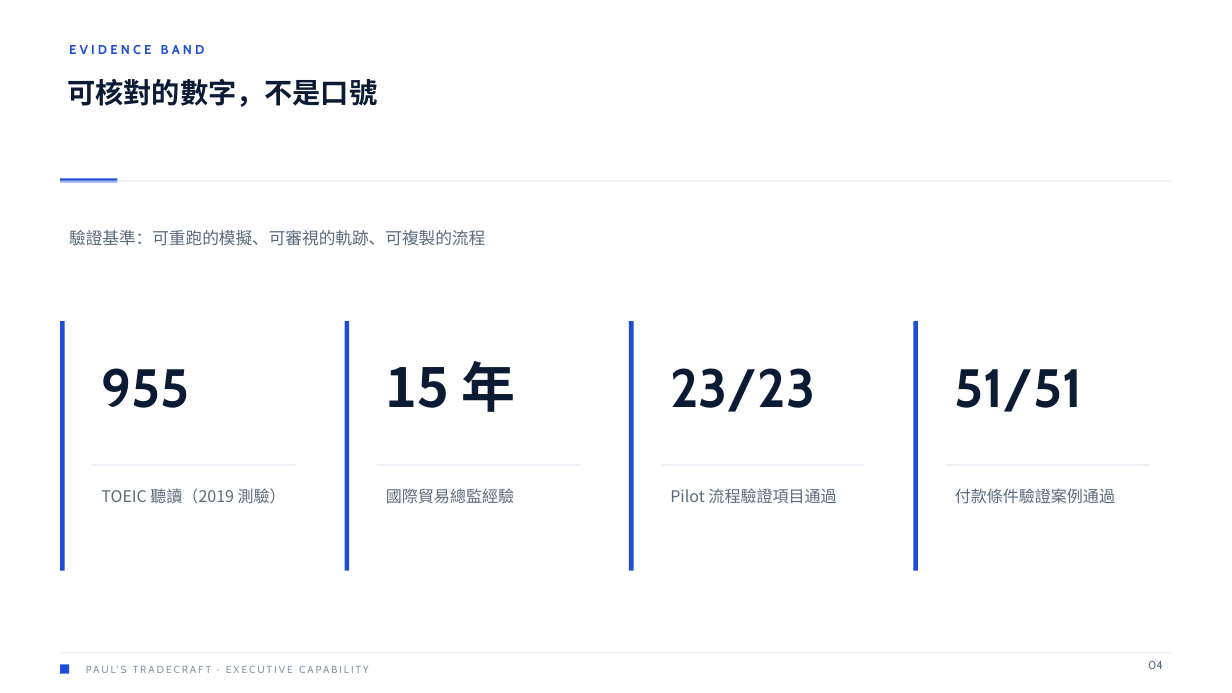
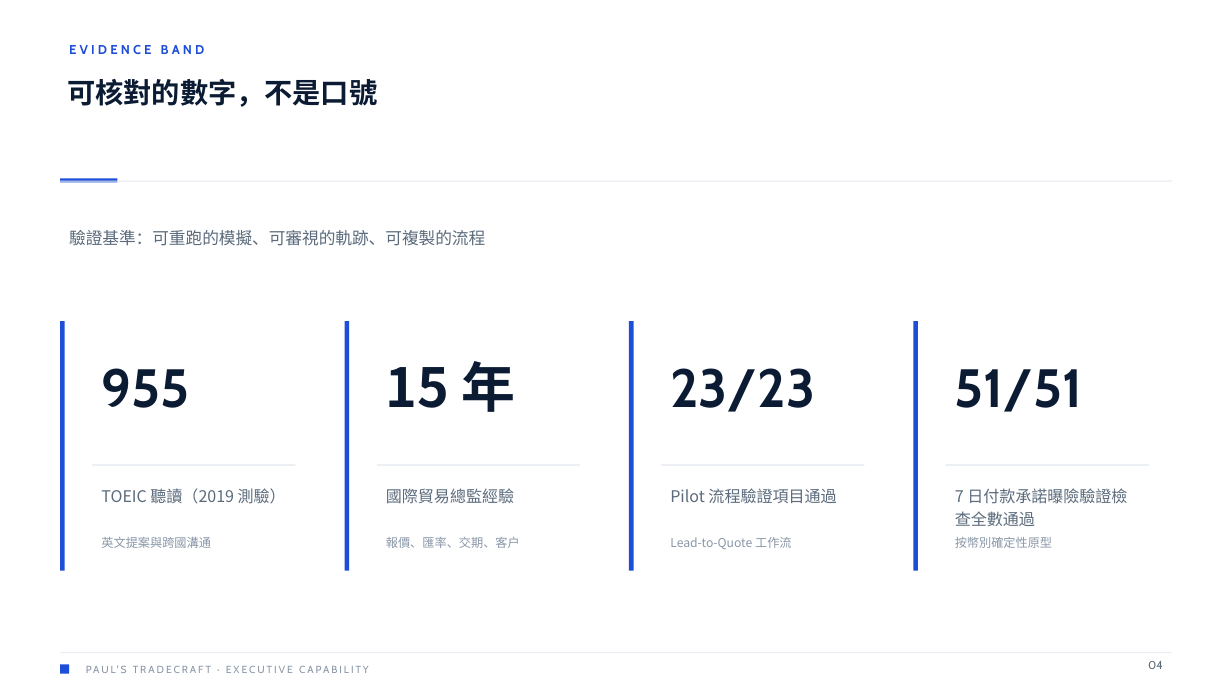
Before and after one commit to apchen1978/spec-to-deck-pipeline, a slide deck: slide 4 of Paul-Tradecraft-Executive-Capability-Deck.pptx. Drawn at 1232x693 pixels with LibreOffice and Linux fonts; fonts in the diff are those of the drawing. Boxes give left, top, right and bottom in pixels: in the first picture for what was removed or moved away, otherwise in the second. Text is boxed around its words. In the diff, an @@ line names an element or a change of style, - is before the commit and + after.

```diff
--- a/Paul-Tradecraft-Executive-Capability-Deck.pptx
+++ b/Paul-Tradecraft-Executive-Capability-Deck.pptx
@@ text at <box>955,488,1127,526</box>: text changed @@
-付款條件驗證案例通過
+7 日付款承諾曝險驗證檢查全數通過
@@ text added at <box>101,537,211,548</box>, 9.5 pt, text #8A97A8 @@
+英文提案與跨國溝通
@@ text added at <box>386,537,520,548</box>, 9.5 pt, text #8A97A8 @@
+報價、匯率、交期、客戶
@@ text added at <box>670,537,791,549</box>, 9.5 pt, text #8A97A8 @@
+Lead-to-Quote 工作流
@@ text added at <box>955,537,1052,548</box>, 9.5 pt, text #8A97A8 @@
+按幣別確定性原型
```
Also in this commit, not shown: 3 other files.
